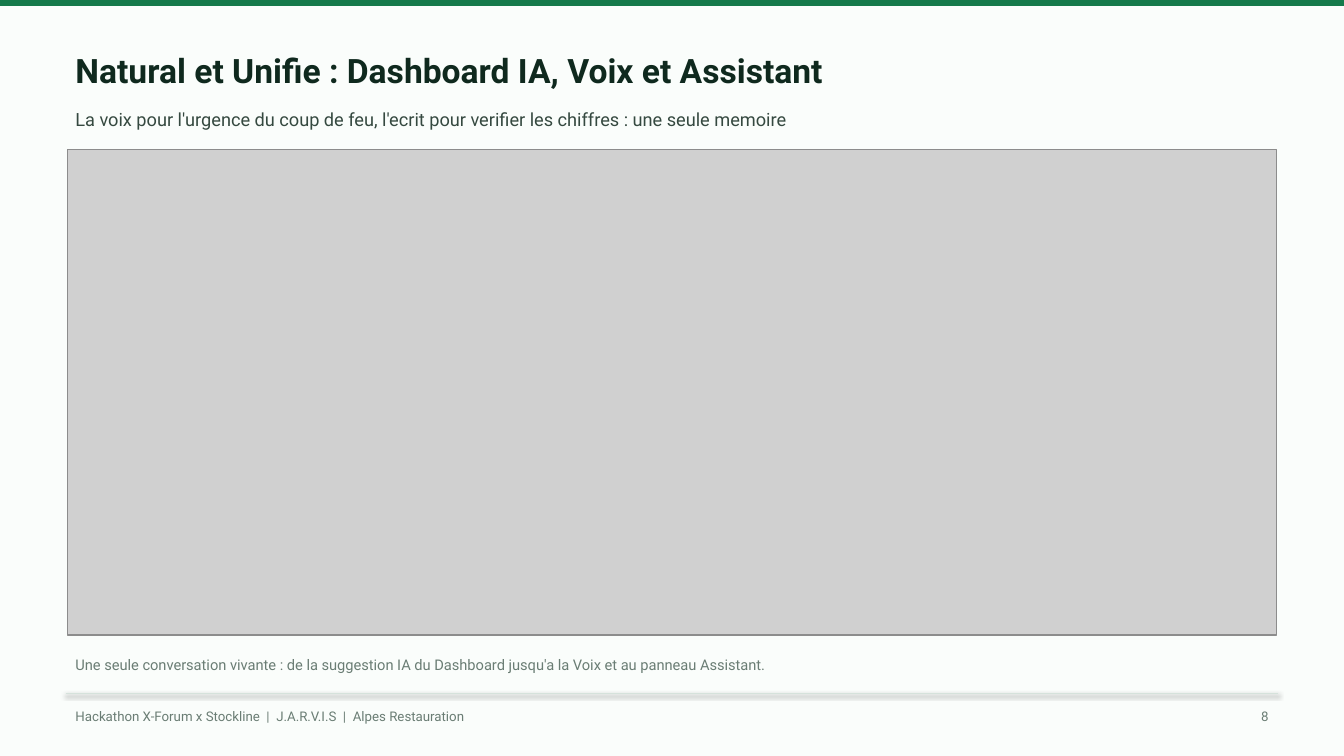
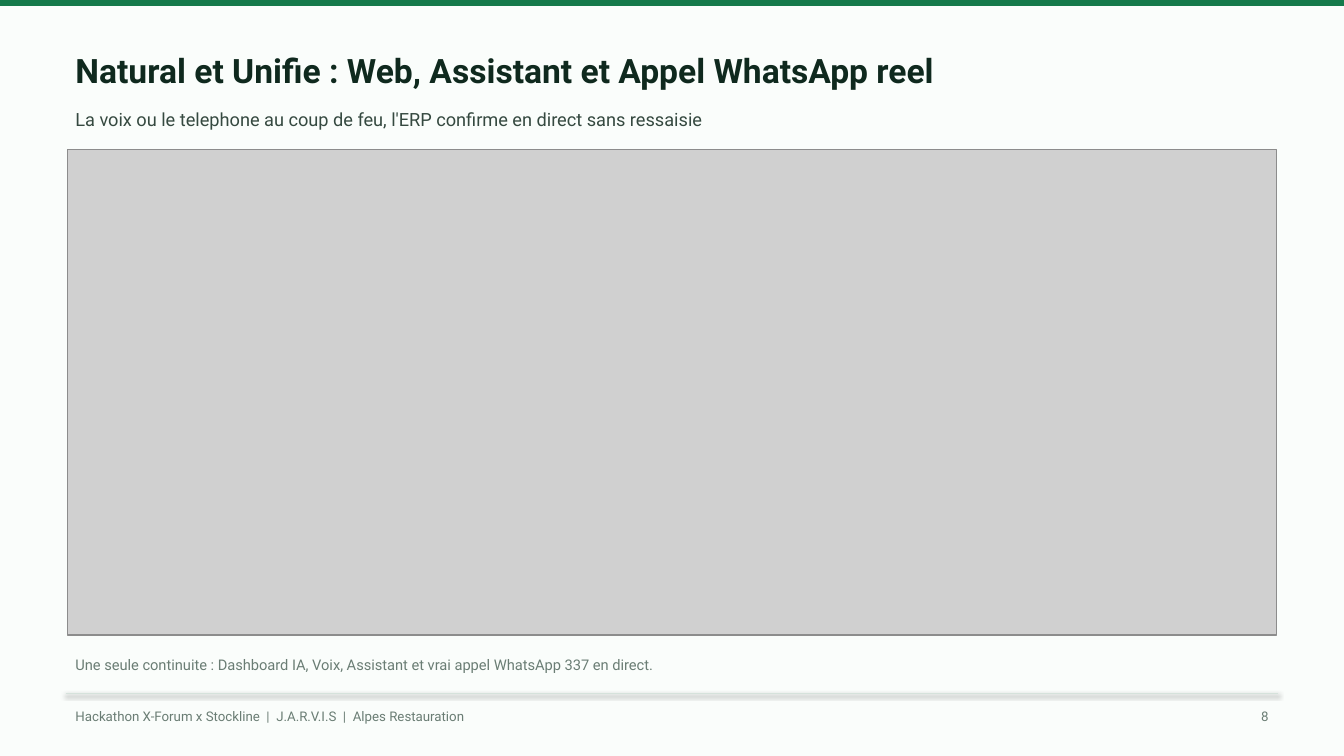
Before and after one commit to KpihX/stockline-jarvis, a slide deck: slide 8 of presentation/build/Stockline-JARVIS-Alpes-Restauration.pptx. Drawn at 1344x756 pixels with LibreOffice and Linux fonts; fonts in the diff are those of the drawing; grey boxes stand for pictures. Boxes give left, top, right and bottom in pixels: in the first picture for what was removed or moved away, otherwise in the second. Text is boxed around its words. In the diff, an @@ line names an element or a change of style, - is before the commit and + after.

```diff
--- a/presentation/build/Stockline-JARVIS-Alpes-Restauration.pptx
+++ b/presentation/build/Stockline-JARVIS-Alpes-Restauration.pptx
@@ text at [75,57,933,90]: text changed @@
-Natural et Unifie : Dashboard IA, Voix et Assistant
+Natural et Unifie : Web, Assistant et Appel WhatsApp reel
@@ text at [75,112,702,130]: text changed @@
-La voix pour l'urgence du coup de feu, l'ecrit pour verifier les chiffres : une seule memoire
+La voix ou le telephone au coup de feu, l'ERP confirme en direct sans ressaisie
@@ text at [75,659,653,673]: text changed @@
-Une seule conversation vivante : de la suggestion IA du Dashboard jusqu'a la Voix et au panneau Assistant.
+Une seule continuite : Dashboard IA, Voix, Assistant et vrai appel WhatsApp 337 en direct.
```
Also in this commit, not shown: 4 other slides changed, 15 other files.
